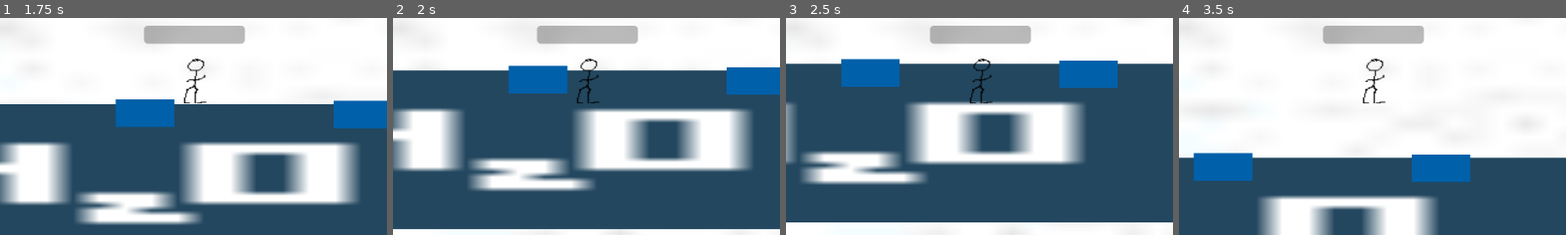
Above: before the commit, frames 1-4 (left to right).
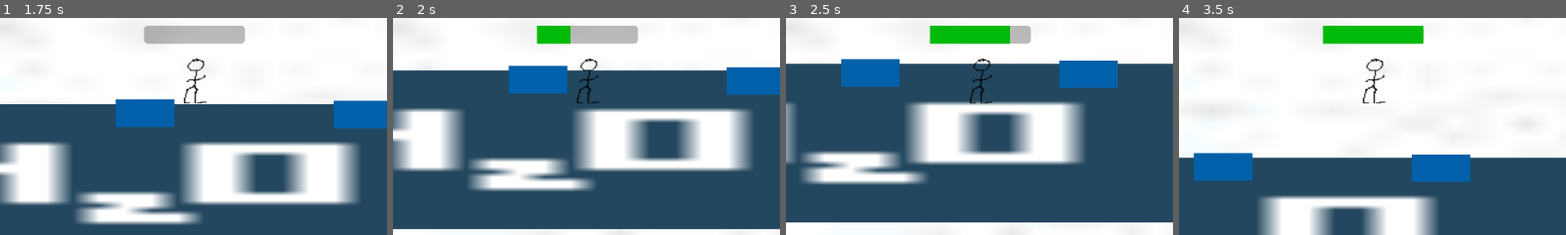
Above: after the commit, the same moments.

Repository: xkolyaskin/Mycrosoffed-Studios
Game: Godot game, scene res://fishing_minigame.tscn
Same seed, same stepped clock (60 frames per second), same inputs: the game is played once before the commit and once after it. This scene is started directly instead of the project's main scene.
Inputs:
- Up to frame 1 (1.75 s): tap Enter at 0.5 s; hold D (move_right) 0.53-1.28 s; hold S (move_down) from 1.28 s (still down)
- Up to frame 2 (2 s): keep holding S (move_down)
- Up to frame 3 (2.5 s): release S (move_down) at 2.03 s; hold D (move_right) from 2.03 s (still down)
- Up to frame 4 (3.5 s): release D (move_right) at 2.78 s; hold W (move_up) from 2.78 s (still down)
The pictures show only the part of the screen within x 25-75%, y 37-86%; the shares and areas given below are measured in that part.

Frame 1 is identical in both runs. In frame 2, 0.7% of the frame differs, in the area x 37-46%, y 3-13%; in frame 3, 1.8%; in frame 4, 2.2%, in the area x 37-64%, y 3-13%.

Commit message:
work on fishing

Diff:
--- a/new-game-project/fishing_spot.gd
+++ b/new-game-project/fishing_spot.gd
@@ -1,4 +1,4 @@
-extends CollisionShape2D
+extends StaticBody2D
 
 func is_fishing() -> bool:
 	return true
--- a/new-game-project/fishing_spot.tscn
+++ b/new-game-project/fishing_spot.tscn
@@ -6,6 +6,9 @@
 size = Vector2(74, 35)
 
 [node name="FishingSpot" type="StaticBody2D"]
+collision_layer = 3
+collision_mask = 3
+script = ExtResource("1_0rqpe")
 
 [node name="ColorRect" type="ColorRect" parent="."]
 offset_left = -42.0
@@ -17,4 +20,3 @@
 [node name="CollisionShape2D" type="CollisionShape2D" parent="."]
 position = Vector2(0, 7.5)
 shape = SubResource("RectangleShape2D_voq3y")
-script = ExtResource("1_0rqpe")
--- a/new-game-project/player.gd
+++ b/new-game-project/player.gd
@@ -1,4 +1,5 @@
 extends CharacterBody2D
+var fishing = false
 
 func _physics_process(delta):
 	var direction = Input.get_vector("move_left","move_right","move_up","move_down")
@@ -8,26 +9,35 @@
 	if overlapping_bodies.size() > 0:
 		var fishing = false
 		if overlapping_bodies[0].has_method("is_fishing"):
-			if !fishing:
-				fish()
-			fishing = true
+			fish()
 
 
 
 
 
 func fish():
-	var fishing_interval = Vector2(0.4,0.6)
+	if fishing:
+		return
+	fishing = true
+	var fishing_interval = 0.2
+	var interval_start = randf_range(0,0.8)
+	var interval_end = interval_start + fishing_interval
 	%FishingBar.visible = true
 	var increasing = true
 	var has_caught = false
-	while (!has_caught):
-		await get_tree().create_timer(0.1).timeout
+	var speed = 3
+
+
+	while not has_caught:
+		await get_tree().create_timer(0.01).timeout
+
 		if increasing:
-			%FishingBar.value += %FishingBar.value + 1
-			if %FishingBar.value == %FishingBar.max_value:
-				increasing = false;
+			%FishingBar.value += speed
+			if %FishingBar.value >= 100:
+				%FishingBar.value = 100
+				increasing = false
 		else:
-			%FishingBar.value += %FishingBar.value - 1
-			if %FishingBar.value == %FishingBar.min_value:
-				increasing = true;
+			%FishingBar.value -= speed
+			if %FishingBar.value <= 0:
+				%FishingBar.value = 0
+				increasing = true
--- a/new-game-project/player.tscn
+++ b/new-game-project/player.tscn
@@ -9,7 +9,17 @@
 [sub_resource type="CircleShape2D" id="CircleShape2D_onrkg"]
 radius = 43.1045
 
+[sub_resource type="StyleBoxFlat" id="StyleBoxFlat_onrkg"]
+bg_color = Color(1.29953e-06, 0.728303, 0.0347789, 1)
+
+[sub_resource type="Curve2D" id="Curve2D_onrkg"]
+_data = {
+"points": PackedVector2Array(0, 0, 0, 0, -74, -63, 0, 0, 0, 0, 75, -64)
+}
+point_count = 2
+
 [node name="Player" type="CharacterBody2D"]
+collision_mask = 5
 script = ExtResource("2_onrkg")
 
 [node name="CollisionShape2D" type="CollisionShape2D" parent="."]
@@ -18,6 +28,8 @@
 
 [node name="HurtBox" type="Area2D" parent="."]
 unique_name_in_owner = true
+collision_layer = 0
+collision_mask = 2
 
 [node name="CollisionShape2D" type="CollisionShape2D" parent="HurtBox"]
 shape = SubResource("CircleShape2D_onrkg")
@@ -38,4 +50,12 @@
 offset_top = -76.0
 offset_right = 75.0
 offset_bottom = -49.0
+theme_override_styles/fill = SubResource("StyleBoxFlat_onrkg")
 show_percentage = false
+
+[node name="Path2D" type="Path2D" parent="."]
+curve = SubResource("Curve2D_onrkg")
+
+[node name="PathFollow2D" type="PathFollow2D" parent="Path2D"]
+position = Vector2(-74, -63)
+rotation = -0.00671131
Not shown: 1 places in new-game-project/player.tscn that only renumber resources
